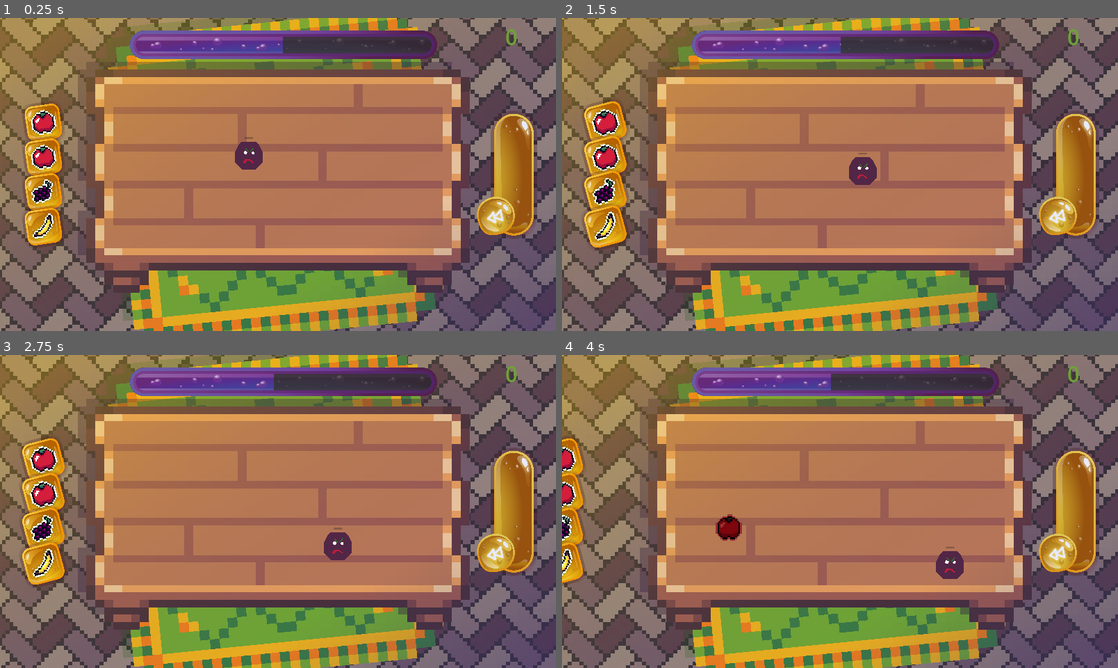
Above: before the commit, frames 1-4 (two rows, left to right).
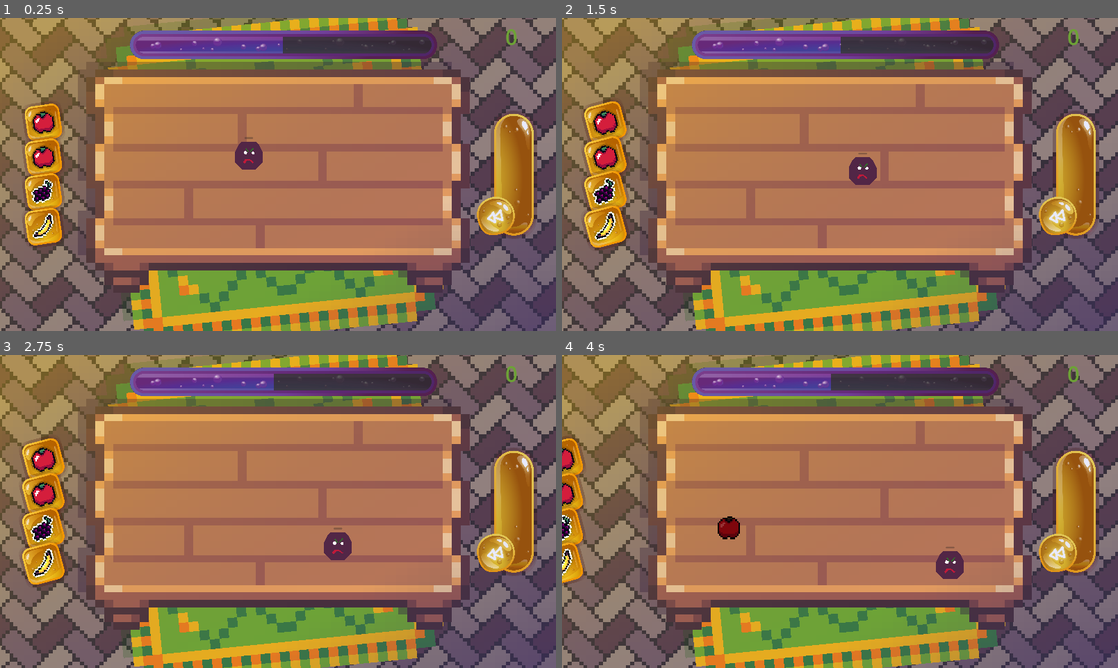
Above: after the commit, the same moments.

Repository: alexg-lviv/FruitTheNinja
Game: Godot game, scene res://src/GameField/MainScene.tscn
The game is run twice, just before and just after one commit, with the same random seed, the same clock (stepped at 60 frames per second) and the same inputs.
Inputs (mouse positions are in pixels of both pictures, inside the frame that each line leads up to):
- Up to frame 1 (0.25 s): no input
- Up to frame 2 (1.5 s): click (606, 121) at 0.52 s; click (606, 121) at 1.27 s
- Up to frame 3 (2.75 s): click (44, 458) at 2.02 s
- Up to frame 4 (4 s): move the mouse to (962, 495) at 2.77 s; press the mouse at (962, 495) at 2.78 s; move the mouse to (728, 527) at 3.52 s; release the mouse at (728, 527) at 3.53 s; tap 1 (projectile_1) at 3.6 s; click (728, 527) at 3.67 s

The runs differ from the first frame. In frame 1, 0.1% of the frame differs, in the area x 5-11%, y 29-49%; in frame 2, 0.2%, in the area x 5-11%, y 28-49%; in frame 3, 0.2%; in frame 4, 0.1%.

Commit message:
Edited decals

Diff:
--- a/src/Effects/DecalSystem.gd
+++ b/src/Effects/DecalSystem.gd
@@ -9,7 +9,7 @@
 	var sizes = 0.0035 * (2 + size) / 2.0
 	for i in rng.randf_range(1, 4):
 		var decalIns = DecalObj.instantiate()
-		decalIns.set_lifetime(rng.randf_range(15, 30))
+		decalIns.set_lifetime(rng.randf_range(60, 120))
 		decalIns.set_color(color)
 		var scale = sizes
 		decalIns.scale = Vector2(scale, scale)
--- a/src/Effects/SplashDecal.tscn
+++ b/src/Effects/SplashDecal.tscn
@@ -21,7 +21,7 @@
 "times": PackedFloat32Array(0, 0.2),
 "transitions": PackedFloat32Array(1, 1),
 "update": 0,
-"values": [Color(1, 1, 1, 0), Color(1, 1, 1, 0.501961)]
+"values": [Color(1, 1, 1, 0), Color(1, 1, 1, 0.376471)]
 }
 
 [sub_resource type="Animation" id="Animation_iuymo"]
@@ -36,7 +36,7 @@
 "times": PackedFloat32Array(0, 1),
 "transitions": PackedFloat32Array(1, 1),
 "update": 0,
-"values": [Color(1, 1, 1, 0.501961), Color(1, 1, 1, 0)]
+"values": [Color(1, 1, 1, 0.376471), Color(1, 1, 1, 0)]
 }
 tracks/1/type = "method"
 tracks/1/imported = false
Binary file changed: assets/fruits/Apple.png
